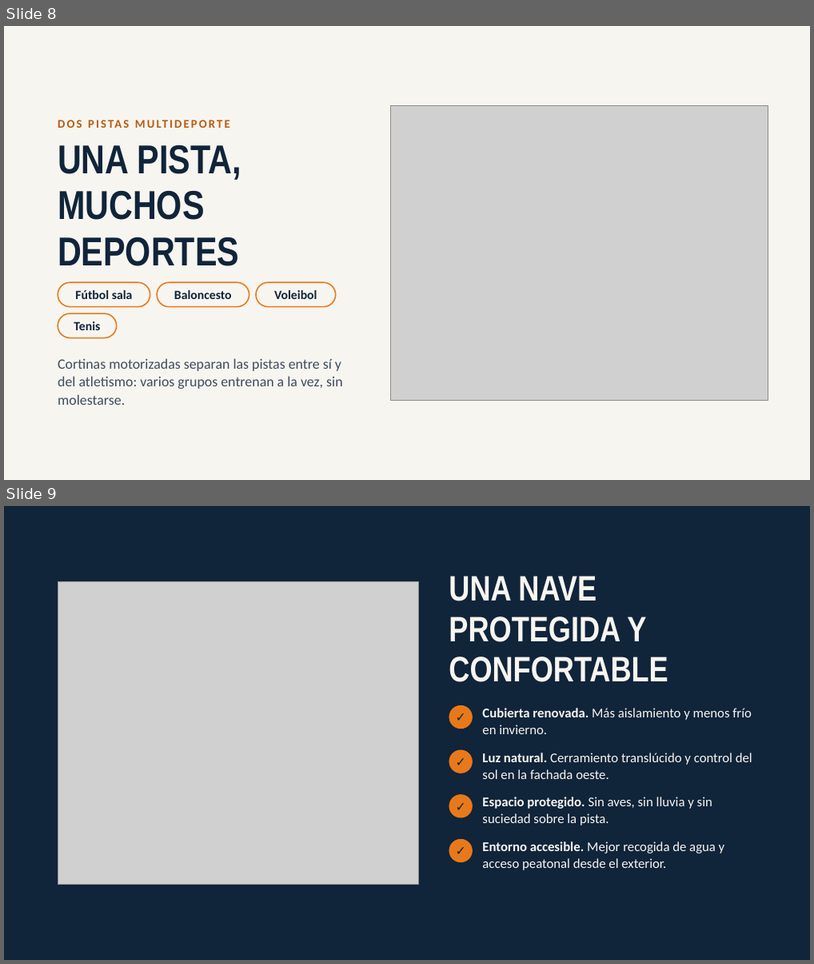
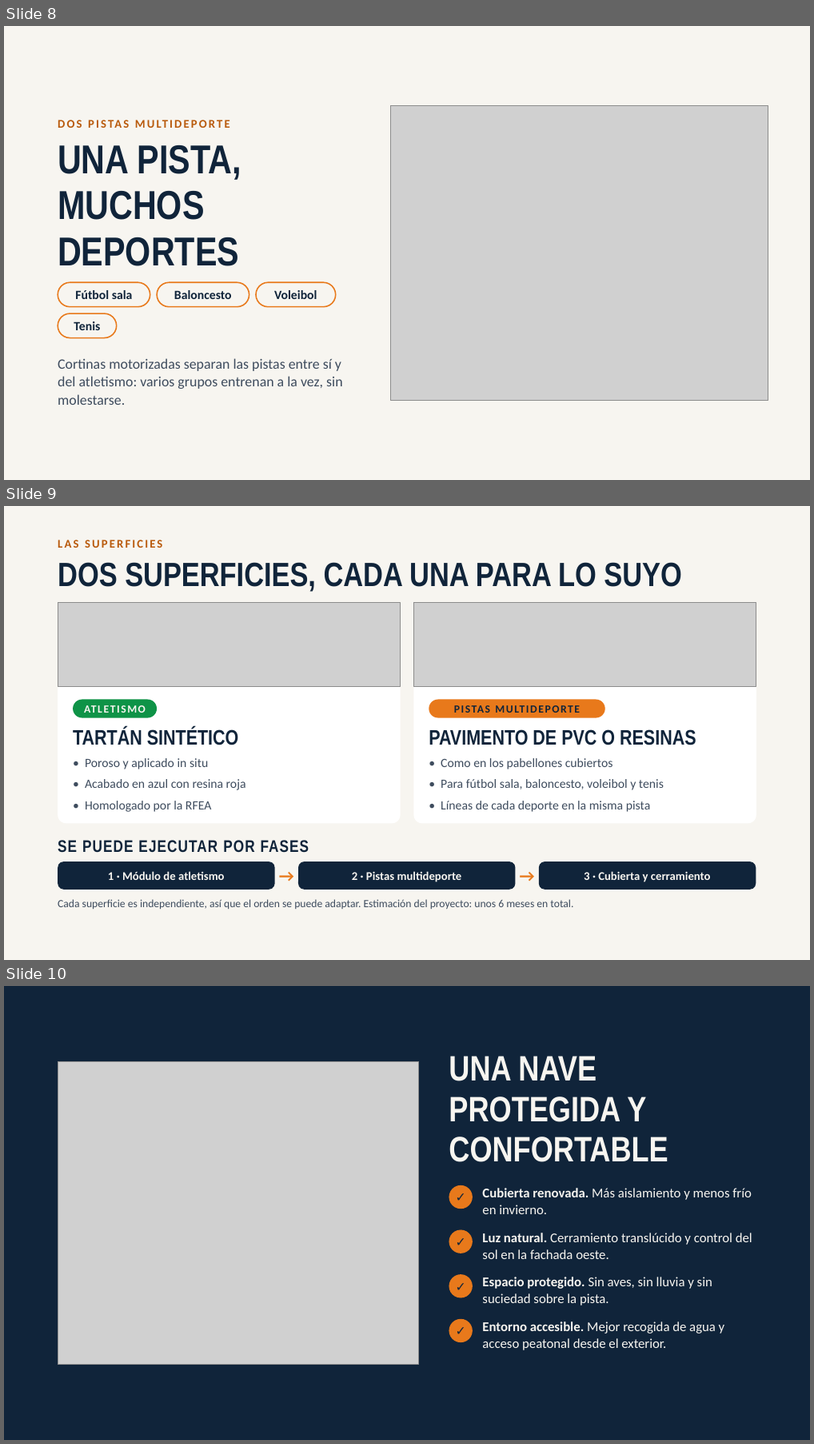
Before and after one commit to federacionatletismoclm-cyber/proyecto_modulo, a slide deck: exportacion/Presentacion_Mejora_Pistas_Multideporte.pptx. Shown one above the other, each under a label of ours: slides 8 and 9 before the commit, slides 8, 9 and 10 after it. The pictures are 814x964 and 814x1444 pixels, drawn with LibreOffice and Linux fonts; fonts in the diff are those of the drawing; grey boxes stand for pictures. Boxes give left, top, right and bottom in pixels: in the first picture for what was removed or moved away, otherwise in the second. Text is boxed around its words. In the diff, an @@ line names an element or a change of style, - is before the commit and + after.

```diff
--- a/exportacion/Presentacion_Mejora_Pistas_Multideporte.pptx
+++ b/exportacion/Presentacion_Mejora_Pistas_Multideporte.pptx
@@ slide 9 added at (4, 506, 810, 960), background #F7F5F0 @@
@@ text added at (58, 540, 162, 548), 14 pt, text #B95A0C, bold @@
+LAS SUPERFICIES
@@ text added at (58, 562, 682, 592), 40 pt, text #10243A, bold @@
+DOS SUPERFICIES, CADA UNA PARA LO SUYO
@@ rounded rectangle added at (58, 603, 401, 824), fill #FFFFFF @@
@@ picture added at (58, 603, 401, 687) @@
@@ rounded rectangle added at (414, 603, 757, 824), fill #FFFFFF @@
@@ picture added at (414, 603, 757, 687) @@
@@ rounded rectangle added at (73, 699, 157, 718), fill #0E9347 @@
@@ text added at (73, 699, 157, 718), 13 pt, text #F7F5F0, bold @@
+ATLETISMO
@@ rounded rectangle added at (430, 699, 606, 718), fill #E8791B @@
@@ text added at (430, 699, 606, 718), 13 pt, text #10243A, bold @@
+PISTAS MULTIDEPORTE
@@ text added at (73, 728, 239, 745), 25 pt, text #10243A, bold @@
+TARTÁN SINTÉTICO
@@ text added at (429, 729, 697, 745), 25 pt, text #10243A, bold @@
+PAVIMENTO DE PVC O RESINAS
@@ text added at (85, 758, 208, 769), 15 pt, text #3E4C5E @@
+• Poroso y aplicado in situ
@@ text added at (441, 758, 614, 769), 15 pt, text #3E4C5E @@
+• Como en los pabellones cubiertos
@@ text added at (85, 779, 246, 790), 15 pt, text #3E4C5E @@
+• Acabado en azul con resina roja
@@ text added at (441, 779, 664, 790), 15 pt, text #3E4C5E @@
+• Para fútbol sala, baloncesto, voleibol y tenis
@@ text added at (85, 800, 211, 812), 15 pt, text #3E4C5E @@
+• Homologado por la RFEA
@@ text added at (441, 800, 650, 812), 15 pt, text #3E4C5E @@
+• Líneas de cada deporte en la misma pista
@@ text added at (58, 840, 310, 852), 20 pt, text #10243A, bold @@
+SE PUEDE EJECUTAR POR FASES
@@ rounded rectangle added at (58, 862, 275, 889), fill #10243A @@
@@ text added at (275, 862, 298, 889), 20 pt, text #E8791B, bold @@
+→
@@ rounded rectangle added at (298, 862, 516, 889), fill #10243A @@
@@ text added at (516, 862, 539, 889), 20 pt, text #E8791B, bold @@
+→
@@ rounded rectangle added at (539, 862, 757, 889), fill #10243A @@
@@ text added at (108, 871, 225, 880), 14 pt, text #F7F5F0, bold @@
+1 · Módulo de atletismo
@@ text added at (352, 871, 462, 882), 14 pt, text #F7F5F0, bold @@
+2 · Pistas multideporte
@@ text added at (584, 871, 711, 882), 14 pt, text #F7F5F0, bold @@
+3 · Cubierta y cerramiento
@@ text added at (58, 899, 574, 908), 13 pt, text #3E4C5E @@
+Cada superficie es independiente, así que el orden se puede adaptar. Estimación del proyecto: unos 6 meses en total.
@@ what was slide 9 is now slide 10 @@
```
Also in this commit, not shown: 1 slide changed, 7 other files.
